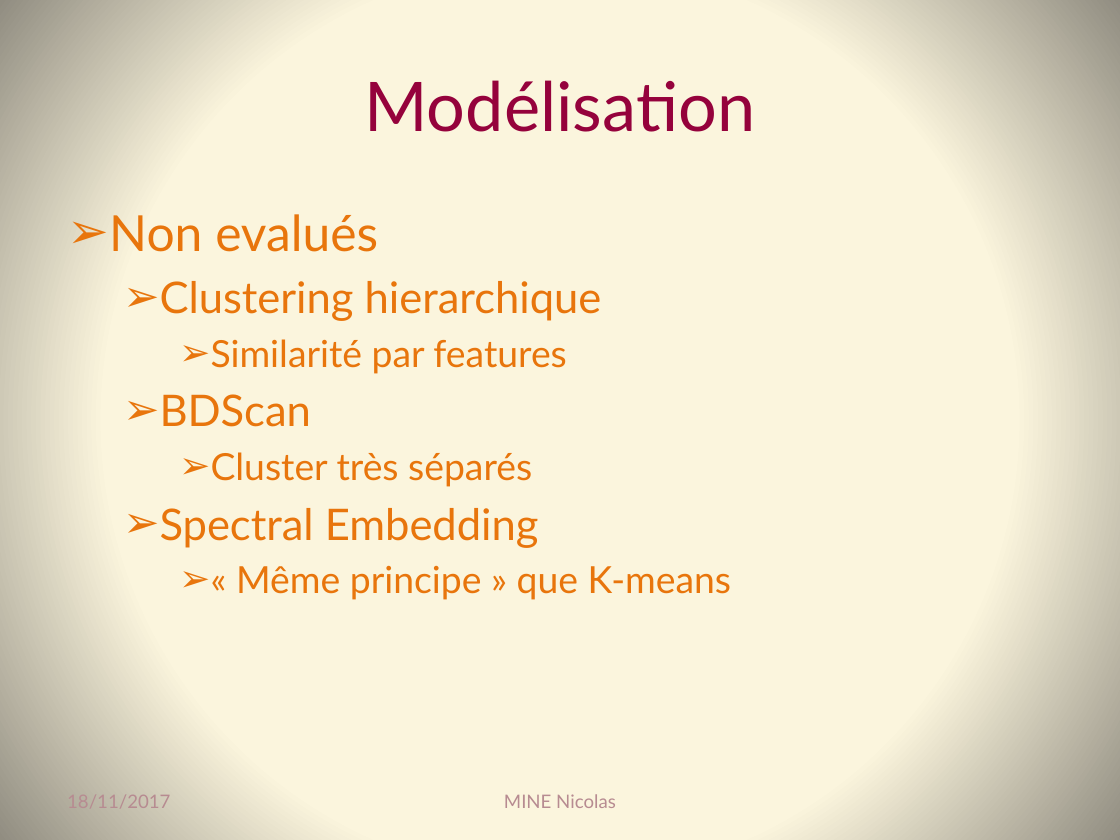
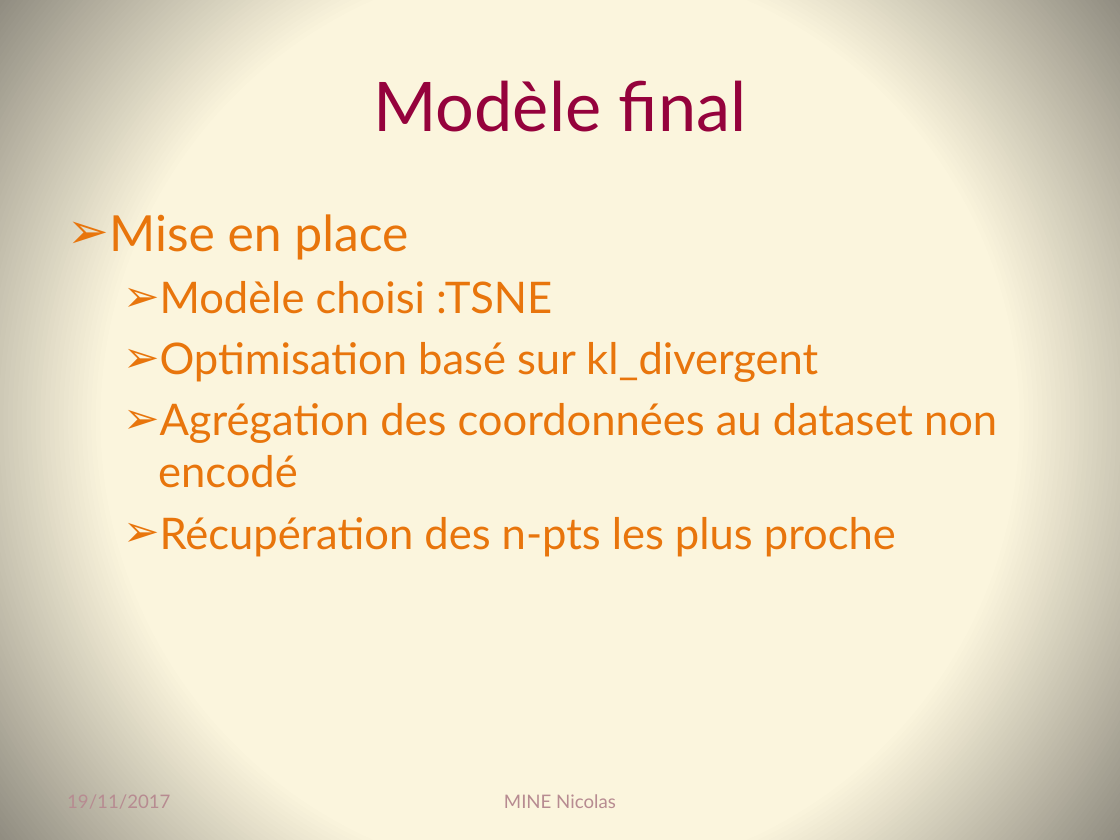
Before and after one commit to Coni63/OC_DS, a slide deck: slide 15 of Projet 3 - recomm. de films/Presentation-projet_3.pptx (slide 11 before the commit). Drawn at 1120x840 pixels with LibreOffice and Linux fonts; fonts in the diff are those of the drawing. Boxes give left, top, right and bottom in pixels: in the first picture for what was removed or moved away, otherwise in the second. Text is boxed around its words. In the diff, an @@ line names an element or a change of style, - is before the commit and + after.

Commit message:
Mise a jour de la présentation

```diff
--- a/Projet 3 - recomm. de films/Presentation-projet_3.pptx
+++ b/Projet 3 - recomm. de films/Presentation-projet_3.pptx
@@ title at (373, 80, 746, 132): text changed @@
-Modélisation
+Modèle final
@@ text at (109, 214, 997, 557): text changed; size 24 to 28 pt @@
-➢ Non evalués
-  ➢ Clustering hierarchique
-    ➢ Similarité par features
-  ➢ BDScan
-    ➢ Cluster très séparés
-  ➢ Spectral Embedding
-    ➢ « Même principe » que K-means
+➢ Mise en place
+  ➢ Modèle choisi :TSNE
+  ➢ Optimisation basé sur kl_divergent
+  ➢ Agrégation des coordonnées au dataset non encodé
+  ➢ Récupération des n-pts les plus proche
@@ text at (67, 795, 170, 808): text changed @@
-18/11/2017
+19/11/2017
```
Also in this commit, not shown: 4 other slides changed, 7 slides added, 13 other files.
